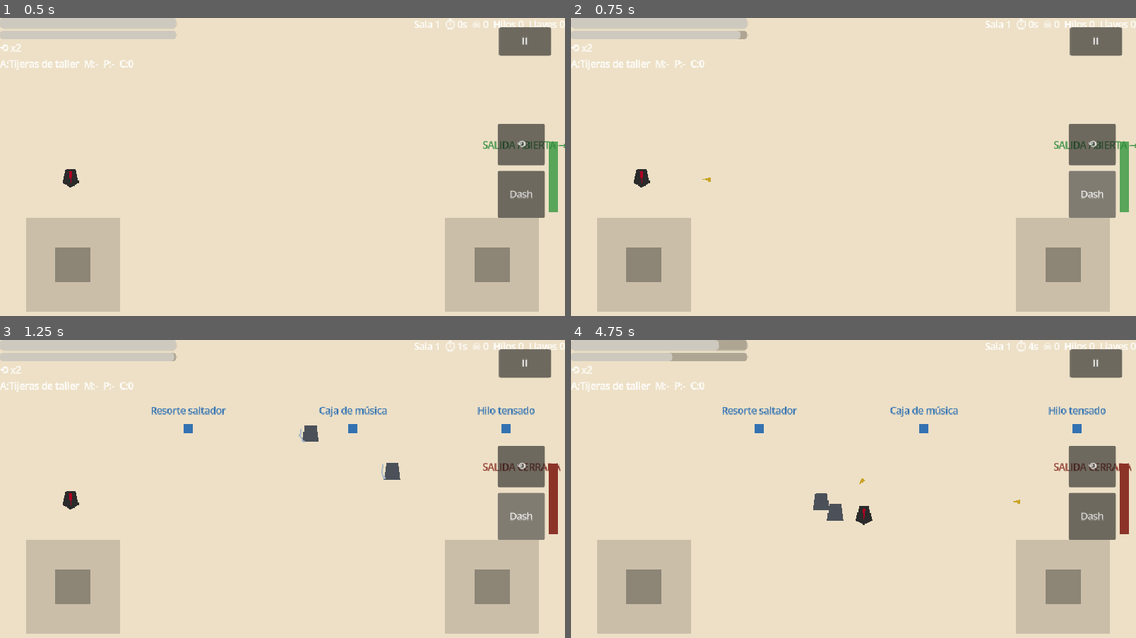
Above: before the commit, frames 1-4 (two rows, left to right).
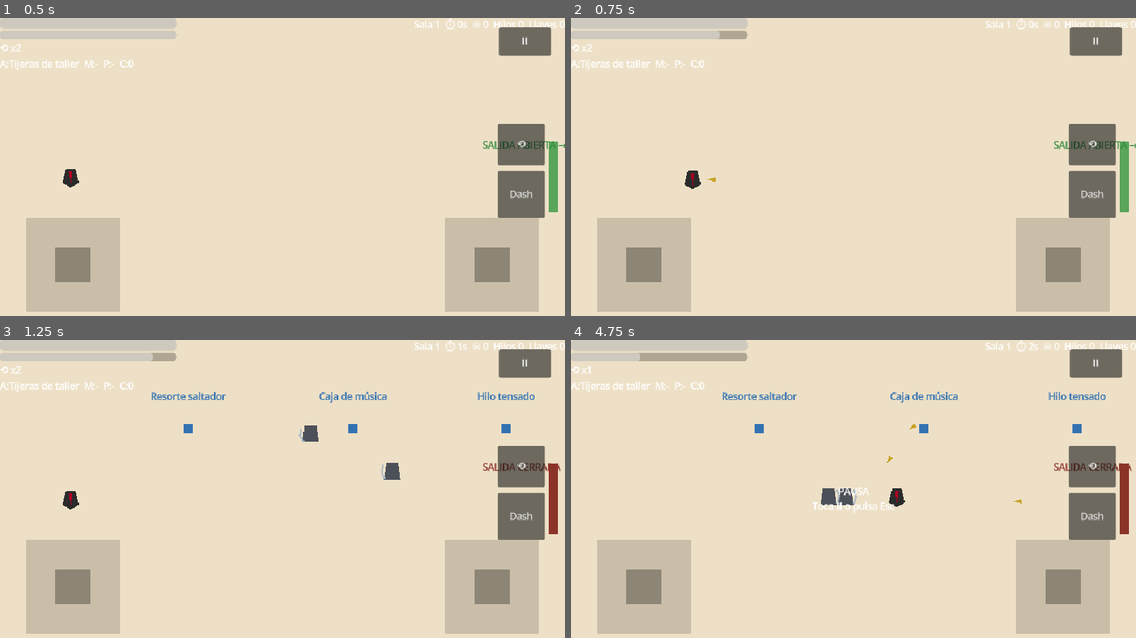
Above: after the commit, the same moments.

Repository: alex0593/Cuerda_y_Tijeras
Game: Godot game, scene res://gameplay/main/game.tscn
The game is run twice, just before and just after one commit, with the same random seed, the same clock (stepped at 60 frames per second) and the same inputs.
Inputs (mouse positions are in pixels of both pictures, inside the frame that each line leads up to):
- Up to frame 1 (0.5 s): no input
- Up to frame 2 (0.75 s): click (1090, 193) at 0.5 s, where only the run before the commit has a clickable "Dash"
- Up to frame 3 (1.25 s): no input
- Up to frame 4 (4.75 s): click (1090, 465) at 1.25 s, where only the run before the commit has a clickable "⟲"; click (1096, 363) at 2 s, where only the run before the commit has a clickable "Ⅱ"; tap Enter at 2.75 s; move the mouse to (977, 483) at 2.77 s; hold D (move_right) 2.78-3.5 s; tap Space (dash) at 2.85, 4.55 s; click (977, 483) at 2.92 s; drag from (740, 515) to (1102, 497) at 3.52 s; move the mouse to (910, 429) at 4.27 s; press the mouse at (910, 429) at 4.28 s; hold D (move_right) from 4.28 s (still down)

Frame 1 is identical in both runs. In frame 2, 0.4% of the frame differs, in the area x 11-30%, y 4-58%; in frame 3, 1.2%; in frame 4, 2.3%, in the area x 2-95%, y 0-63%.

Commit message:
H3: fix Android back button and unresponsive touch buttons

Diff:
--- a/gameplay/main/game.gd
+++ b/gameplay/main/game.gd
@@ -141,3 +141,23 @@
 	if Input.is_action_just_pressed("pause") and not ($End as CanvasLayer).visible:
 		get_tree().paused = not get_tree().paused
 		$PauseOverlay.visible = get_tree().paused
+
+func _unhandled_input(event: InputEvent) -> void:
+	# En Android el botón atrás cerraba la app y perdía la partida.
+	# Ahora pausa; con el panel abierto, lo cierra.
+	if not _is_back_pressed(event):
+		return
+	if is_instance_valid(swap_panel) and bool(swap_panel.get("is_open")):
+		swap_panel.call("_close")
+		return
+	if ($End as CanvasLayer).visible:
+		return
+	get_viewport().set_input_as_handled()
+	if not get_tree().paused:
+		get_tree().paused = true
+		$PauseOverlay.visible = true
+
+func _is_back_pressed(event: InputEvent) -> bool:
+	if event.is_action_pressed("ui_cancel"):
+		return true
+	return event is InputEventKey and event.pressed and not event.echo and (event as InputEventKey).keycode == KEY_BACK
--- a/gameplay/pickups/pickup.gd
+++ b/gameplay/pickups/pickup.gd
@@ -11,7 +11,7 @@
 	var label := Label.new()
 	label.name = "Label"
 	label.text = _display_name()
-	label.position = Vector2(-70, -52)
+	label.position = Vector2(-70, -76)
 	label.size = Vector2(140, 46)
 	label.horizontal_alignment = HORIZONTAL_ALIGNMENT_CENTER
 	label.vertical_alignment = VERTICAL_ALIGNMENT_CENTER
@@ -42,13 +42,22 @@
 			visual.modulate = Color(1.0, 0.55, 0.55) if int(_flash_time * 8.0) % 2 == 0 else Color(1, 1, 1)
 		if _flash_time <= 0.0 and visual:
 			visual.modulate = Color(1, 1, 1)
-	# Imán atrae recursos (doc 05).
-	if "iron_magnet" in GameState.items:
+	# Imán atrae recursos (doc 05), pero no lo que no se puede recoger:
+	# si no, los objetos rechazados se acumulan sobre la jugadora.
+	if "iron_magnet" in GameState.items and _is_collectable():
 		var p := get_tree().get_first_node_in_group("player") as Node2D
 		if p:
 			var d: float = global_position.distance_to(p.global_position)
 			if d < 96.0:
 				global_position = global_position.move_toward(p.global_position, 220.0 * delta)
+
+func _is_collectable() -> bool:
+	if not kind.begins_with("item:"):
+		return true
+	var info := GameState.get_swap_info(kind.trim_prefix("item:"))
+	if bool(info.get("needs_swap", false)):
+		return true
+	return String(info.get("reason", "")) == ""
 
 func _on_body(body: Node) -> void:
 	if not body.is_in_group("player"):
--- a/project.godot
+++ b/project.godot
@@ -11,6 +11,8 @@
 config/icon="res://icon.svg"
 config/features=PackedStringArray("4.7", "GL Compatibility")
 boot_splash/bg_color=Color(0.93, 0.88, 0.78, 1)
+; Atrás pausa la partida en vez de cerrar la app y perderla (ver game.gd).
+config/quit_on_go_back=false
 
 [autoload]
 
--- a/tests/test_h3_swap.gd
+++ b/tests/test_h3_swap.gd
@@ -5,6 +5,12 @@
 
 func _init() -> void:
 	call_deferred("_run")
+
+func _back_event() -> InputEventKey:
+	var key := InputEventKey.new()
+	key.keycode = KEY_BACK
+	key.pressed = true
+	return key
 
 func _check(condition: bool, message: String) -> void:
 	if not condition:
@@ -66,8 +72,91 @@
 	_check("trapped_notes" in state.synergies, "el cambio debe formar notas atrapadas")
 
 	state.end_run(false)
+	await _run_touch_buttons()
+	await _run_back_button()
+
+func _run_touch_buttons() -> void:
+	# Los botones no deben quedarse el toque: si lo hacen, la jugadora nunca
+	# puede pausar, hacer dash ni rebobinar en el móvil.
+	var scene = load("res://gameplay/main/game.tscn").instantiate()
+	root.add_child(scene)
+	await process_frame
+	await process_frame
+	var touch = scene.get_node_or_null("TouchControls")
+	_check(touch != null, "debe existir TouchControls")
+	if touch == null:
+		return
+	touch.visible = true
+	var state: Node = root.get_node_or_null("GameState")
+	# Cada botón tiene que dejar pasar el evento.
+	for button_name in ["Dash", "Rewind"]:
+		var button = touch.get_node_or_null("Right/" + button_name) as Control
+		_check(button != null, "falta el botón %s" % button_name)
+		if button:
+			_check(button.mouse_filter == Control.MOUSE_FILTER_IGNORE,
+				"%s debe ignorar el toque para que _unhandled_input lo reciba" % button_name)
+	for button_name in ["Pause", "Restart"]:
+		var button = touch.get_node_or_null(button_name) as Control
+		_check(button != null, "falta el botón %s" % button_name)
+		if button:
+			_check(button.mouse_filter == Control.MOUSE_FILTER_IGNORE,
+				"%s debe ignorar el toque para que _unhandled_input lo reciba" % button_name)
+
+	# Un toque sobre el botón de pausa debe pausar de verdad.
+	var pause_button = touch.get_node_or_null("Pause") as Control
+	if pause_button:
+		var centre := pause_button.get_global_rect().get_center()
+		var action := String(touch.call("_ui_action_at", centre))
+		_check(action == "pause", "el centro del botón debe mapearse a la acción pause")
+
+	state.end_run(false)
+	paused = false
+	if is_instance_valid(scene):
+		scene.free()
+	for i in 3:
+		await process_frame
+
+func _run_back_button() -> void:
+	# El botón atrás de Android no debe cerrar la app ni perder la partida.
+	var scene = load("res://gameplay/main/game.tscn").instantiate()
+	root.add_child(scene)
+	await process_frame
+	await process_frame
+	var state: Node = root.get_node_or_null("GameState")
+	_check(state != null and bool(state.is_running), "debe haber partida en curso")
+
+	# En Android el botón atrás llega como KEYCODE_BACK.
+	scene._unhandled_input(_back_event())
+	await process_frame
+	_check(bool(paused), "el botón atrás debe pausar, no cerrar la app")
+	_check(state != null and bool(state.is_running), "la partida no debe perderse con atrás")
+
+	scene._unhandled_input(_back_event())
+	await process_frame
+	_check(bool(paused), "atrás con la partida ya pausada no debe hacer nada")
+
+	# Con el panel de cambio abierto, atrás debe cerrar solo el panel.
+	paused = false
+	var panel = scene.get_node_or_null("SwapPanel")
+	_check(panel != null, "debe existir el panel de cambio")
+	if panel:
+		panel.call("open", null, "spring_jumper", ["scissors_precision"])
+		await process_frame
+		_check(bool(paused), "el panel debe congelar la partida")
+		scene._unhandled_input(_back_event())
+		await process_frame
+		_check(not bool(panel.get("is_open")), "atrás debe cerrar el panel de cambio")
+		_check(not bool(paused), "cerrar el panel debe reanudar la partida")
+		_check(state != null and bool(state.is_running), "cerrar el panel no debe perder la partida")
+
+	state.end_run(false)
+	paused = false
+	if is_instance_valid(scene):
+		scene.free()
+	for i in 3:
+		await process_frame
 	if failures.is_empty():
-		print("H3_SWAP_OK: cambio de objetos con slot lleno y cancelación segura")
+		print("H3_SWAP_OK: cambio de objetos, cancelación segura y botón atrás")
 		quit(0)
 	else:
 		for failure in failures:
--- a/ui/swap_panel.gd
+++ b/ui/swap_panel.gd
@@ -20,6 +20,8 @@
 	process_mode = Node.PROCESS_MODE_ALWAYS
 	visible = false
 	_build()
+
+
 
 func _build() -> void:
 	_dim = ColorRect.new()
--- a/ui/touch_controls.tscn
+++ b/ui/touch_controls.tscn
@@ -80,6 +80,7 @@
 color = Color(0, 0, 0, 0.3)
 
 [node name="Dash" type="Button" parent="Right"]
+mouse_filter = 2
 offset_left = 110.0
 offset_top = -60.0
 offset_right = 190.0
@@ -87,6 +88,7 @@
 text = "Dash"
 
 [node name="Rewind" type="Button" parent="Right"]
+mouse_filter = 2
 offset_left = 110.0
 offset_top = -140.0
 offset_right = 190.0
@@ -94,6 +96,7 @@
 text = "⟲"
 
 [node name="Pause" type="Button" parent="."]
+mouse_filter = 2
 anchors_preset = 1
 anchor_left = 1.0
 anchor_right = 1.0
@@ -104,6 +107,7 @@
 text = "Ⅱ"
 
 [node name="Restart" type="Button" parent="."]
+mouse_filter = 2
 anchors_preset = 1
 anchor_left = 1.0
 anchor_right = 1.0
Not shown, changed: export_presets.cfg
Not shown, changed: ROADMAP.md
Not shown, changed: plantillas/bitacora-h3-2026-09-25.md
